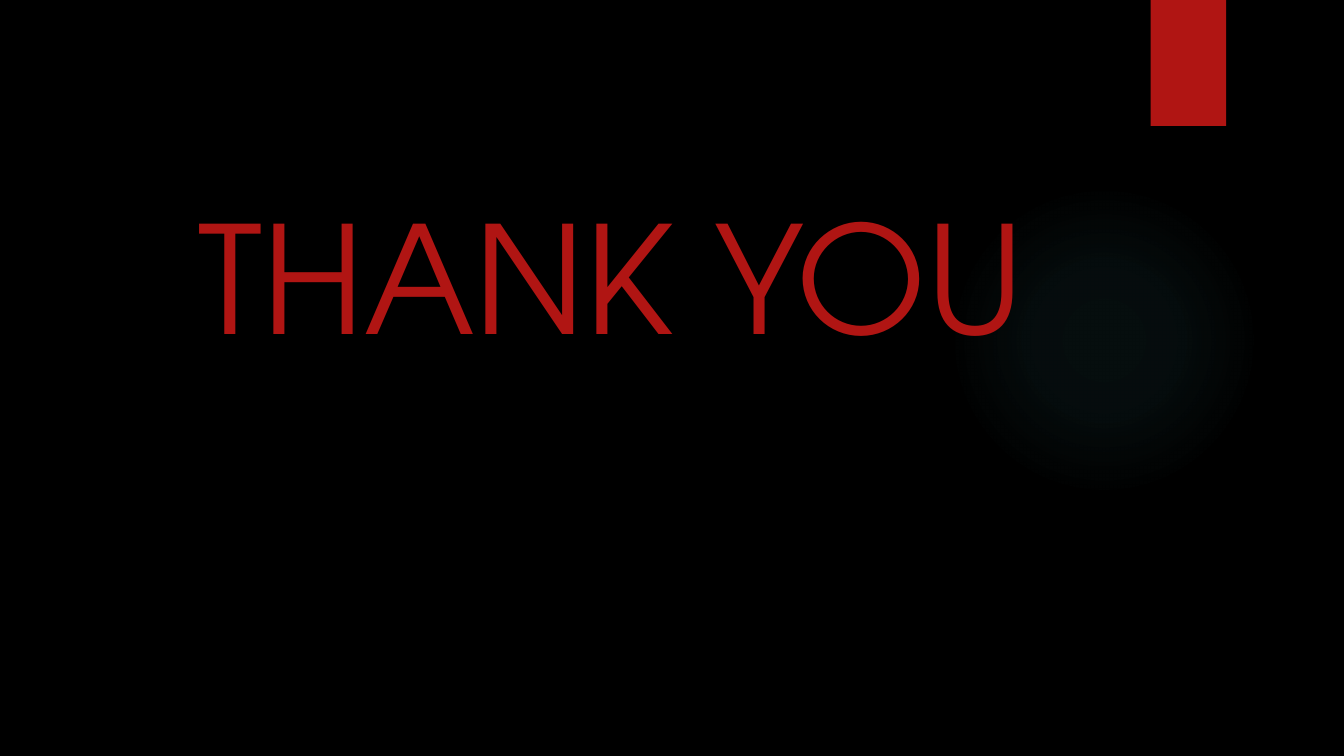
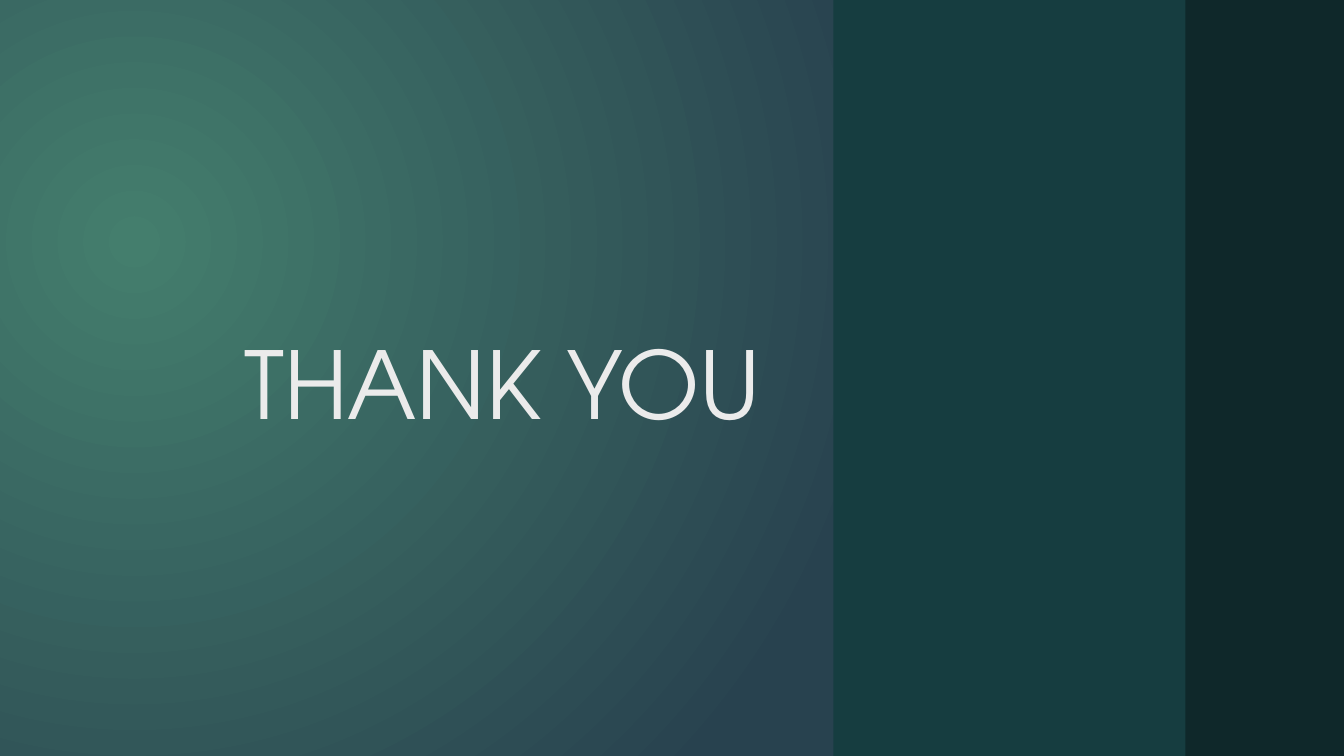
Before and after one commit to Aryanshukla578/Hackathon, a slide deck: slide 8 of Hackathon(codebharat).pptx. Drawn at 1344x756 pixels with LibreOffice and Linux fonts; fonts in the diff are those of the drawing; background and template pictures are left out. Boxes give left, top, right and bottom in pixels: in the first picture for what was removed or moved away, otherwise in the second. Text is boxed around its words. In the diff, an @@ line names an element or a change of style, - is before the commit and + after.

```diff
--- a/Hackathon(codebharat).pptx
+++ b/Hackathon(codebharat).pptx
@@ background picture (left out) to gradient #457F6E to #294250 @@
@@ rectangle added at (x1=0, y1=0, x2=1344, y2=755), fill gradient #457F6E to #294250 @@
@@ rectangle added at (x1=833, y1=0, x2=1188, y2=755), fill #173D40 @@
@@ rectangle added at (x1=1185, y1=0, x2=1344, y2=755), fill #0F282A @@
@@ text "THANK YOU" moved from (x1=199, y1=221, x2=1024, y2=336) to (x1=244, y1=349, x2=760, y2=420) @@
@@ text "THANK YOU" at (x1=244, y1=349, x2=760, y2=420): size 80 to 50 pt, text colour #B01513 to #EBEBEB; alignment centre to right; more space between paragraphs; vertical alignment top to middle @@
```
Also in this commit, not shown: 7 other slides changed.
